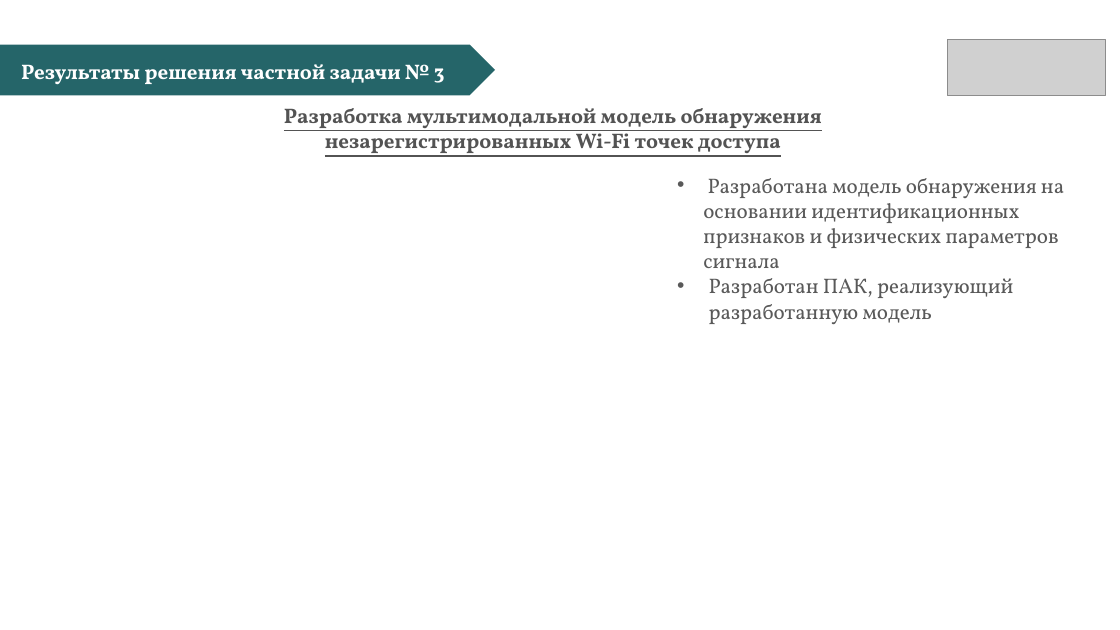
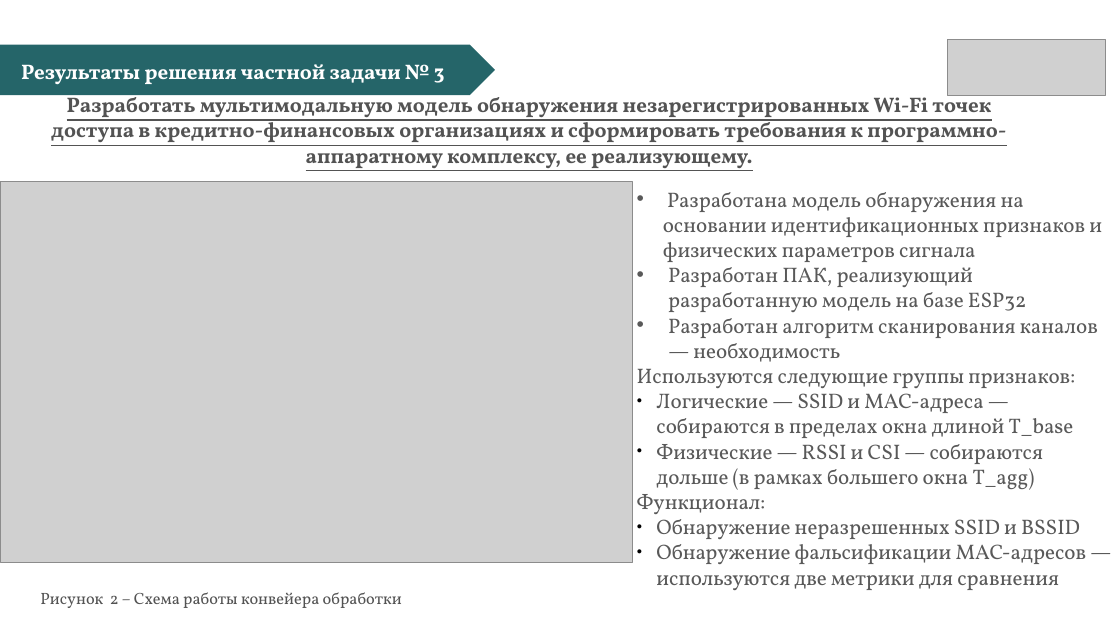
Before and after one commit to ChainsAre2Tight/vkr-wifi, a slide deck: slide 6 of Предзащита.pptx. Drawn at 1120x630 pixels with LibreOffice and Linux fonts; fonts in the diff are those of the drawing; grey boxes stand for pictures. Boxes give left, top, right and bottom in pixels: in the first picture for what was removed or moved away, otherwise in the second. Text is boxed around its words. In the diff, an @@ line names an element or a change of style, - is before the commit and + after.

```diff
--- a/Предзащита.pptx
+++ b/Предзащита.pptx
@@ text at [51, 92, 1006, 171]: text changed @@
-Разработка мультимодальной модель обнаружения незарегистрированных Wi-Fi точек доступа
+Разработать мультимодальную модель обнаружения незарегистрированных Wi-Fi точек доступа в кредитно-финансовых организациях и сформировать требования к программно-аппаратному комплексу, ее реализующему.
@@ text removed at [703, 178, 1064, 324] @@
-• Разработана модель обнаружения на основании идентификационных признаков и физических параметров сигнала
-• Разработан ПАК, реализующий разработанную модель
@@ picture added at [0, 182, 632, 563] @@
@@ text added at [637, 192, 1102, 590], 18 pt, text #595959 @@
+• Разработана модель обнаружения на основании идентификационных признаков и физических параметров сигнала
+• Разработан ПАК, реализующий разработанную модель на базе ESP32
+• Разработан алгоритм сканирования каналов — необходимость
+Используются следующие группы признаков:
+● Логические — SSID и MAC-адреса — cобираются в пределах окна длиной T_base
+● Физические — RSSI и CSI — собираются дольше (в рамках большего окна T_agg)
+Функционал:
+● Обнаружение неразрешенных SSID и BSSID
+● Обнаружение фальсификации MAC-адресов — используются две метрики для сравнения
@@ text added at [40, 592, 402, 608], 14 pt, text #535353 @@
+Рисунок 2 – Схема работы конвейера обработки
```
Also in this commit, not shown: 2 other slides changed, 10 slides added, 9 slides removed.
